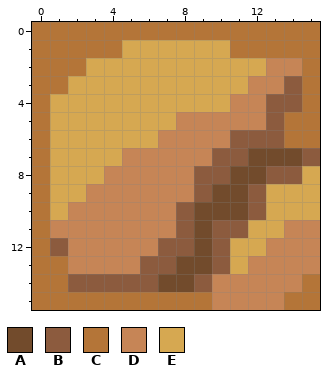
Two states of a pixel-art sprite, Scenes/Worlds/StageOne/Textures/Ground/dirt-0002.png. Above: the version before the commit.
The file is 16x16 pixels.
Palette (. is transparent): A #724b2c  B #8c5b3e  C #b47538  D #c68556  E #d6a851
Once edited:
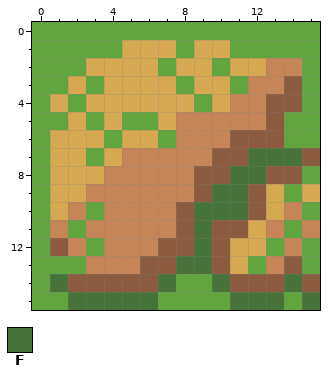
Colours new in this view: F #477238
Change:
colour C: #b47538 -> #61a53f
Changed rows in their new state; - is a pixel that keeps its letter.
first column x 1:
 1 -------C-------
 2 ------C--C-----
 3 --C----C--C----
 4 -C------C------
 5 C-C-CC---------
 6 ---C--C--------
 7 --C--------FFF-
 8 ----------FF--C
 9 ---------FF--C-
10 --C-----FFF--DC
11 -C------F---DC-
12 --C-----F---C-C
13 -C-----FF--C-BC
14 F-----FCCFBBBFB
15 -FFFFF---CFFF-F
